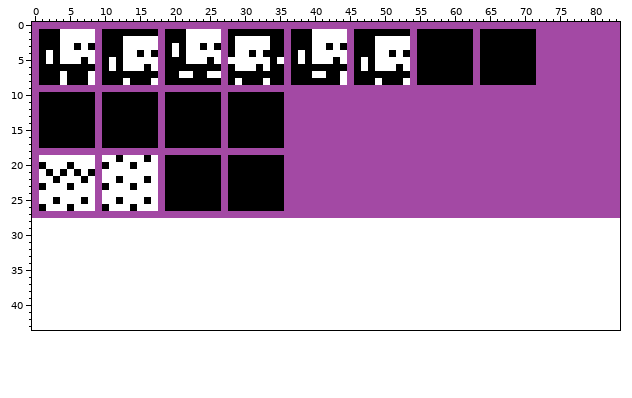
Sprite sheet, stored at sprites.png. Above, as it was before the edit.
The file is 84x28 pixels. The old version is drawn lined up with the new one, on the new canvas.
The result:
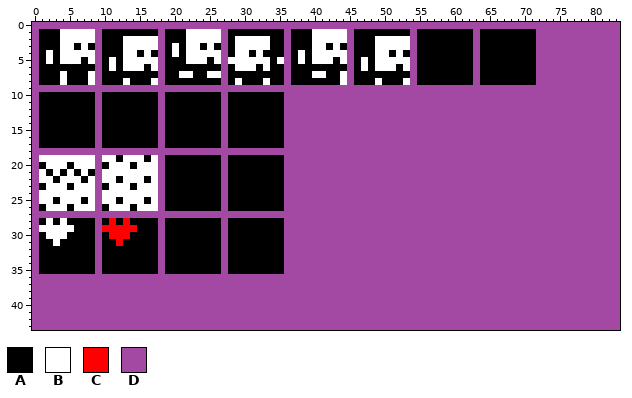
Palette (. is transparent): A #000000  B #ffffff  C #ff0000  D #a349a4
Changes in this commit:
canvas 84x28 -> 84x44
@@ x 0..83 @@
 27 DDDDDDDDDDDDDDDDDDDDDDDDDDDDDDDDDDDDDDDDDDDDDDDDDDDDDDDDDDDDDDDDDDDDDDDDDDDDDDDDDDDD
-28 ....................................................................................
-29 ....................................................................................
-30 ....................................................................................
-31 ....................................................................................
-32 ....................................................................................
-33 ....................................................................................
-34 ....................................................................................
-35 ....................................................................................
-36 ....................................................................................
-37 ....................................................................................
-38 ....................................................................................
-39 ....................................................................................
-40 ....................................................................................
-41 ....................................................................................
-42 ....................................................................................
-43 ....................................................................................
+28 DABABAAAADACACAAAADAAAAAAAADAAAAAAAADDDDDDDDDDDDDDDDDDDDDDDDDDDDDDDDDDDDDDDDDDDDDDDD
+29 DBBBBBAAADCCCCCAAADAAAAAAAADAAAAAAAADDDDDDDDDDDDDDDDDDDDDDDDDDDDDDDDDDDDDDDDDDDDDDDD
+30 DABBBAAAADACCCAAAADAAAAAAAADAAAAAAAADDDDDDDDDDDDDDDDDDDDDDDDDDDDDDDDDDDDDDDDDDDDDDDD
+31 DAABAAAAADAACAAAAADAAAAAAAADAAAAAAAADDDDDDDDDDDDDDDDDDDDDDDDDDDDDDDDDDDDDDDDDDDDDDDD
+32 DAAAAAAAADAAAAAAAADAAAAAAAADAAAAAAAADDDDDDDDDDDDDDDDDDDDDDDDDDDDDDDDDDDDDDDDDDDDDDDD
+33 DAAAAAAAADAAAAAAAADAAAAAAAADAAAAAAAADDDDDDDDDDDDDDDDDDDDDDDDDDDDDDDDDDDDDDDDDDDDDDDD
+34 DAAAAAAAADAAAAAAAADAAAAAAAADAAAAAAAADDDDDDDDDDDDDDDDDDDDDDDDDDDDDDDDDDDDDDDDDDDDDDDD
+35 DAAAAAAAADAAAAAAAADAAAAAAAADAAAAAAAADDDDDDDDDDDDDDDDDDDDDDDDDDDDDDDDDDDDDDDDDDDDDDDD
+36 DDDDDDDDDDDDDDDDDDDDDDDDDDDDDDDDDDDDDDDDDDDDDDDDDDDDDDDDDDDDDDDDDDDDDDDDDDDDDDDDDDDD
+37 DDDDDDDDDDDDDDDDDDDDDDDDDDDDDDDDDDDDDDDDDDDDDDDDDDDDDDDDDDDDDDDDDDDDDDDDDDDDDDDDDDDD
+38 DDDDDDDDDDDDDDDDDDDDDDDDDDDDDDDDDDDDDDDDDDDDDDDDDDDDDDDDDDDDDDDDDDDDDDDDDDDDDDDDDDDD
+39 DDDDDDDDDDDDDDDDDDDDDDDDDDDDDDDDDDDDDDDDDDDDDDDDDDDDDDDDDDDDDDDDDDDDDDDDDDDDDDDDDDDD
+40 DDDDDDDDDDDDDDDDDDDDDDDDDDDDDDDDDDDDDDDDDDDDDDDDDDDDDDDDDDDDDDDDDDDDDDDDDDDDDDDDDDDD
+41 DDDDDDDDDDDDDDDDDDDDDDDDDDDDDDDDDDDDDDDDDDDDDDDDDDDDDDDDDDDDDDDDDDDDDDDDDDDDDDDDDDDD
+42 DDDDDDDDDDDDDDDDDDDDDDDDDDDDDDDDDDDDDDDDDDDDDDDDDDDDDDDDDDDDDDDDDDDDDDDDDDDDDDDDDDDD
+43 DDDDDDDDDDDDDDDDDDDDDDDDDDDDDDDDDDDDDDDDDDDDDDDDDDDDDDDDDDDDDDDDDDDDDDDDDDDDDDDDDDDD
